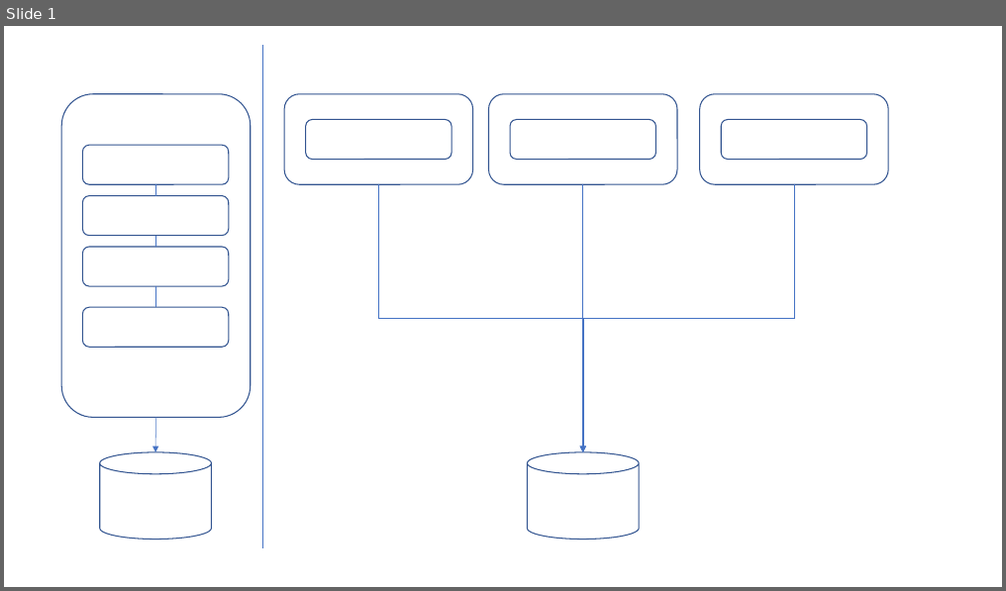
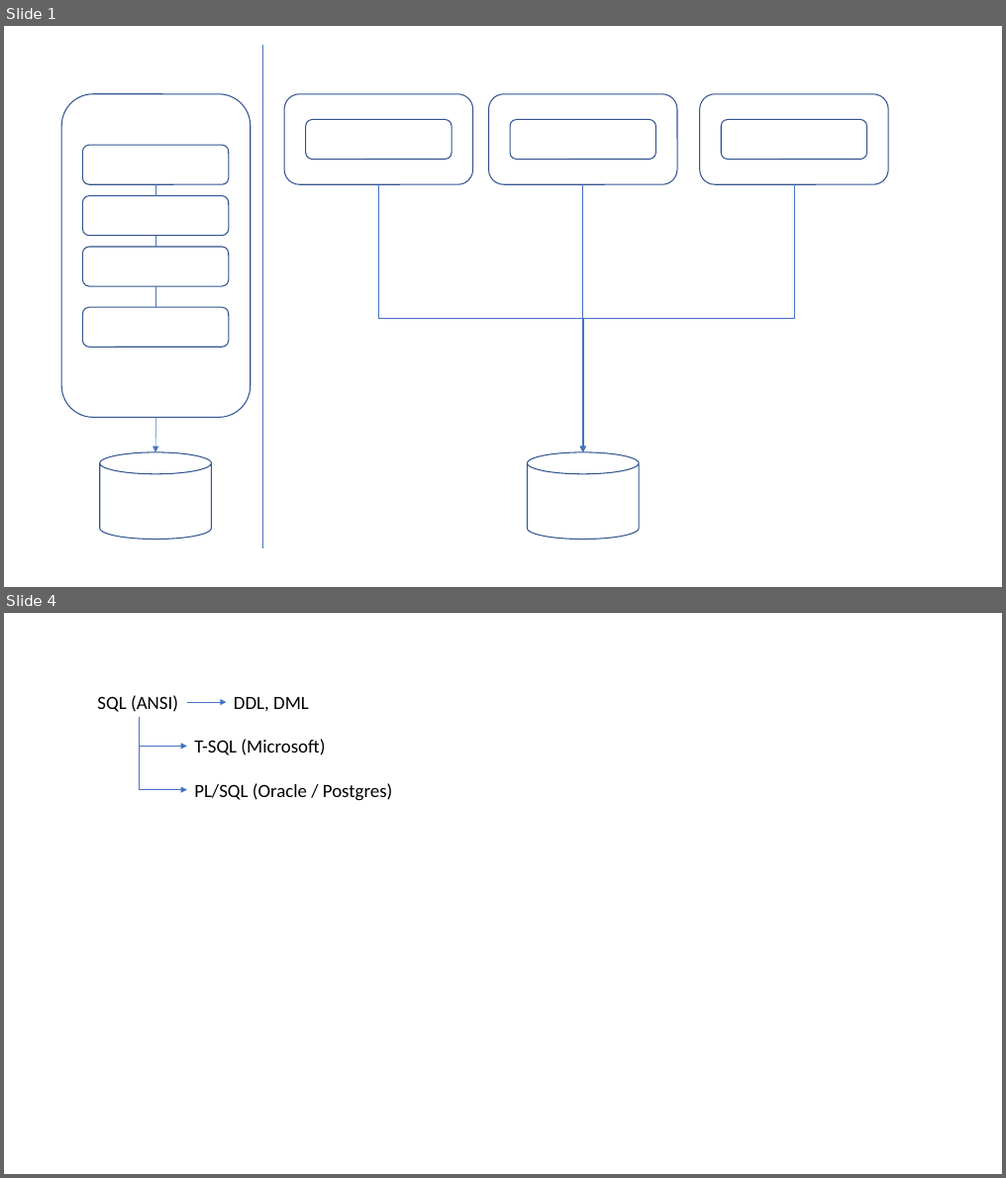
Before and after one commit to jsotoo/MicroservicesDemo, a slide deck: 01 - Microservices/01.1.pptx. Shown one above the other, each under a label of ours: slide 1 before the commit, slides 1 and 4 after it; the slides between them are not shown. The pictures are 1006x591 and 1006x1178 pixels, drawn with LibreOffice and Linux fonts; fonts in the diff are those of the drawing. Boxes give left, top, right and bottom in pixels: in the first picture for what was removed or moved away, otherwise in the second. Text is boxed around its words. In the diff, an @@ line names an element or a change of style, - is before the commit and + after.

```diff
--- a/01 - Microservices/01.1.pptx
+++ b/01 - Microservices/01.1.pptx
@@ slide 4 added at (x1=4, y1=613, x2=1002, y2=1174), background #FFFFFF @@
@@ text added at (x1=97, y1=695, x2=178, y2=712), 18 pt, text #000000 @@
+SQL (ANSI)
@@ text added at (x1=234, y1=697, x2=309, y2=711), 18 pt, text #000000 @@
+DDL, DML
@@ elbow arrow added from (139, 717) to (187, 747), #4472C4 0.5 pt @@
@@ elbow arrow added from (139, 717) to (187, 789), #4472C4 0.5 pt @@
@@ arrow added from (187, 702) to (227, 702), #4472C4 0.5 pt @@
@@ text added at (x1=194, y1=739, x2=325, y2=756), 18 pt, text #000000 @@
+T-SQL (Microsoft)
@@ text added at (x1=194, y1=783, x2=393, y2=801), 18 pt, text #000000 @@
+PL/SQL (Oracle / Postgres)
```
Also in this commit, not shown: 1 slide changed, 1 other slide added, 1 slide removed, 3 other files.
